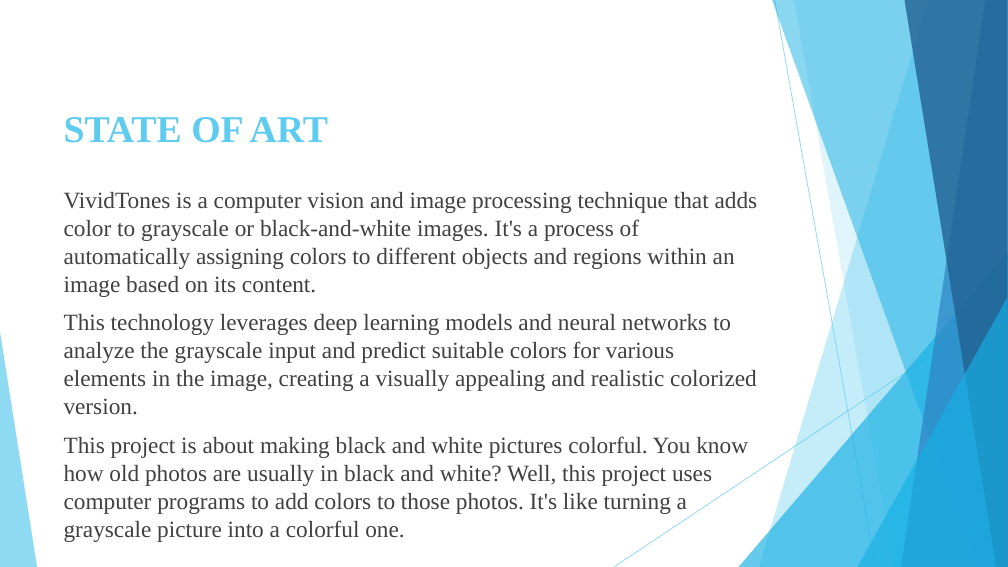
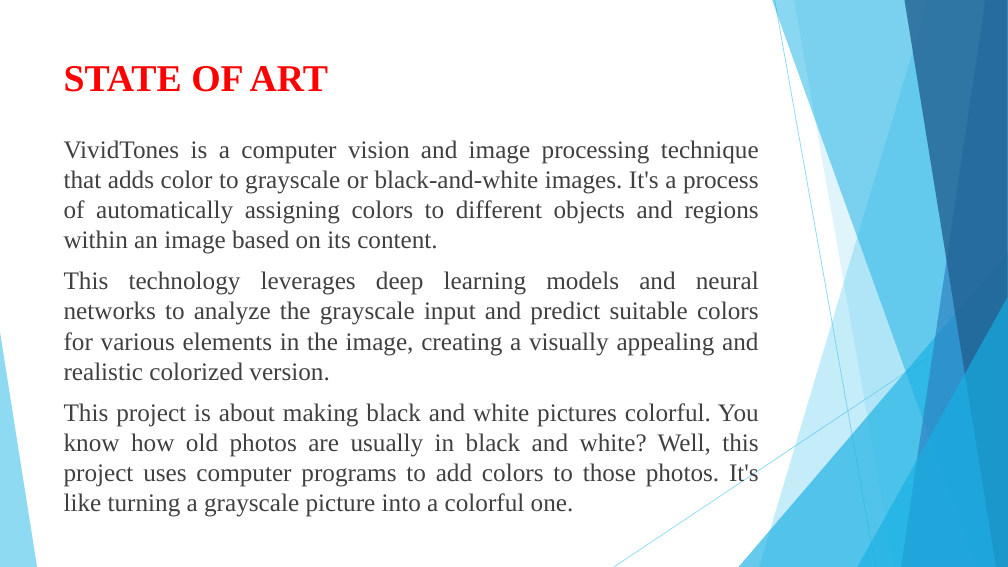
Before and after one commit to Chakrapani2122/Mini-Project, a slide deck: slide 4 of vividtones.pptx. Drawn at 1008x567 pixels with LibreOffice and Linux fonts; fonts in the diff are those of the drawing. Boxes give left, top, right and bottom in pixels: in the first picture for what was removed or moved away, otherwise in the second. Text is boxed around its words. In the diff, an @@ line names an element or a change of style, - is before the commit and + after.

```diff
--- a/vividtones.pptx
+++ b/vividtones.pptx
@@ title "STATE OF ART" at [64,66,328,92]: text colour #5FCBEF to #FF0000 @@
@@ text "VividTones is a computer vision ...": place and size @@
-text "VividTones is a computer vision ..." at [64,192,758,542]
+text "VividTones is a computer vision ..." at [64,140,759,517]
@@ text "VividTones is a computer vision ..." at [64,140,759,517]: size 22.2 to 24 pt; alignment left to justified @@
```
Also in this commit, not shown: 12 other slides changed, 2 slides added, 7 other files.
